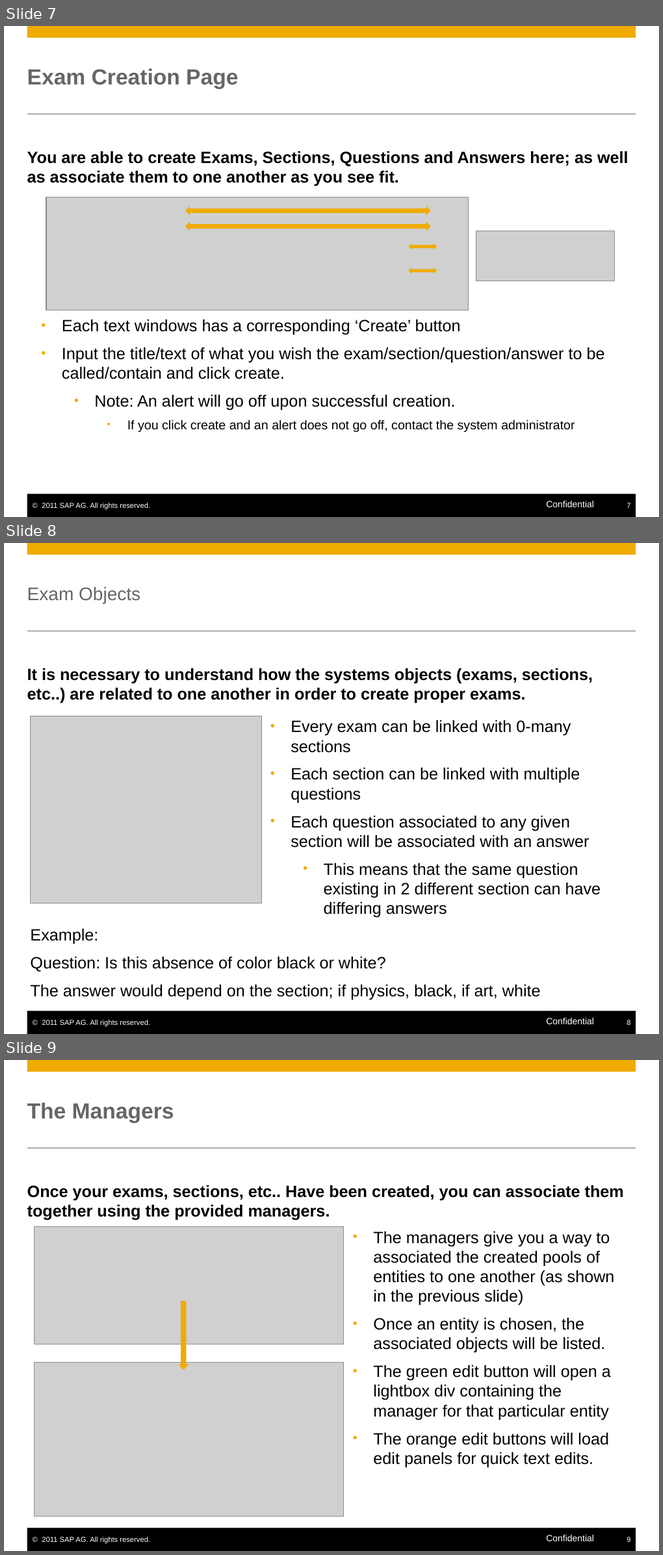
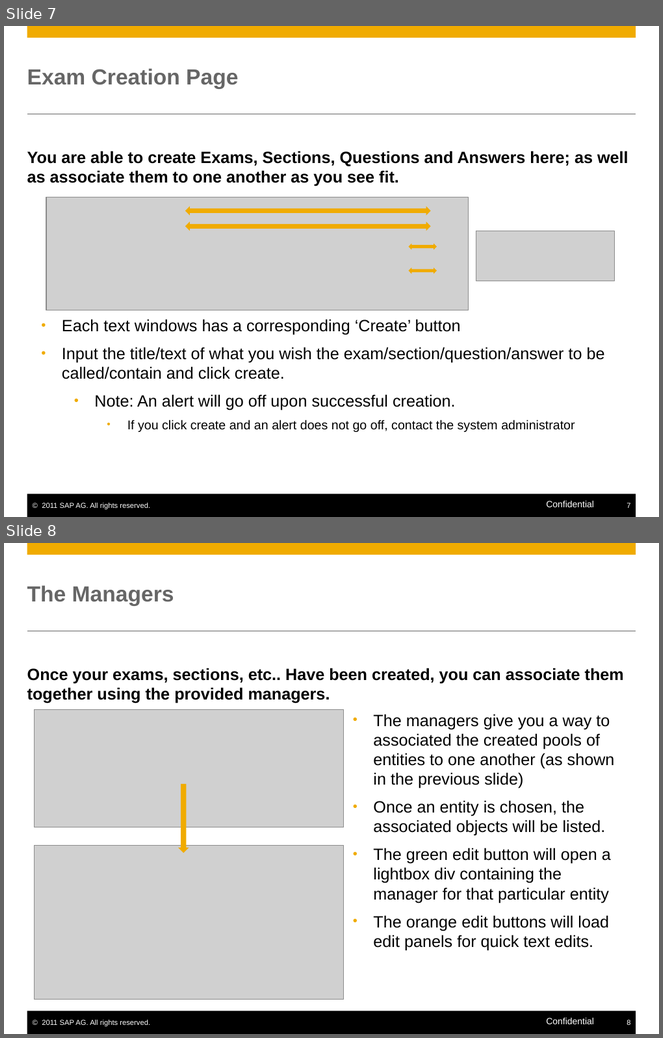
Before and after one commit to evanlouie/EXAM_system, a slide deck: The Exam System - User Guide.pptx. Shown one above the other, each under a label of ours: slides 7, 8 and 9 before the commit, slides 7 and 8 after it. The pictures are 663x1555 and 663x1038 pixels, drawn with LibreOffice and Linux fonts; fonts in the diff are those of the drawing; grey boxes stand for pictures. Boxes give left, top, right and bottom in pixels: in the first picture for what was removed or moved away, otherwise in the second. Text is boxed around its words. In the diff, an @@ line names an element or a change of style, - is before the commit and + after.

```diff
--- a/The Exam System - User Guide.pptx
+++ b/The Exam System - User Guide.pptx
@@ slide 8 removed at (x1=4, y1=543, x2=659, y2=1034), background #FFFFFF; not listed: 6 template elements that a slide beside it also shows @@
@@ title removed at (x1=27, y1=587, x2=140, y2=603) @@
-Exam Objects
@@ text removed at (x1=27, y1=668, x2=593, y2=704) @@
-It is necessary to understand how the systems objects (exams, sections, etc..) are related to one another in order to create proper exams.
@@ picture removed at (x1=30, y1=716, x2=262, y2=903) @@
@@ text removed at (x1=291, y1=720, x2=601, y2=918) @@
-• Every exam can be linked with 0-many sections
-• Each section can be linked with multiple questions
-• Each question associated to any given section will be associated with an answer
-  • This means that the same question existing in 2 different section can have differing answers
@@ text removed at (x1=30, y1=928, x2=541, y2=1000) @@
-Example:
-Question: Is this absence of color black or white?
-The answer would depend on the section; if physics, black, if art, white
@@ what was slide 9 is now slide 8 @@
```
Also in this commit, not shown: 2 other files.
